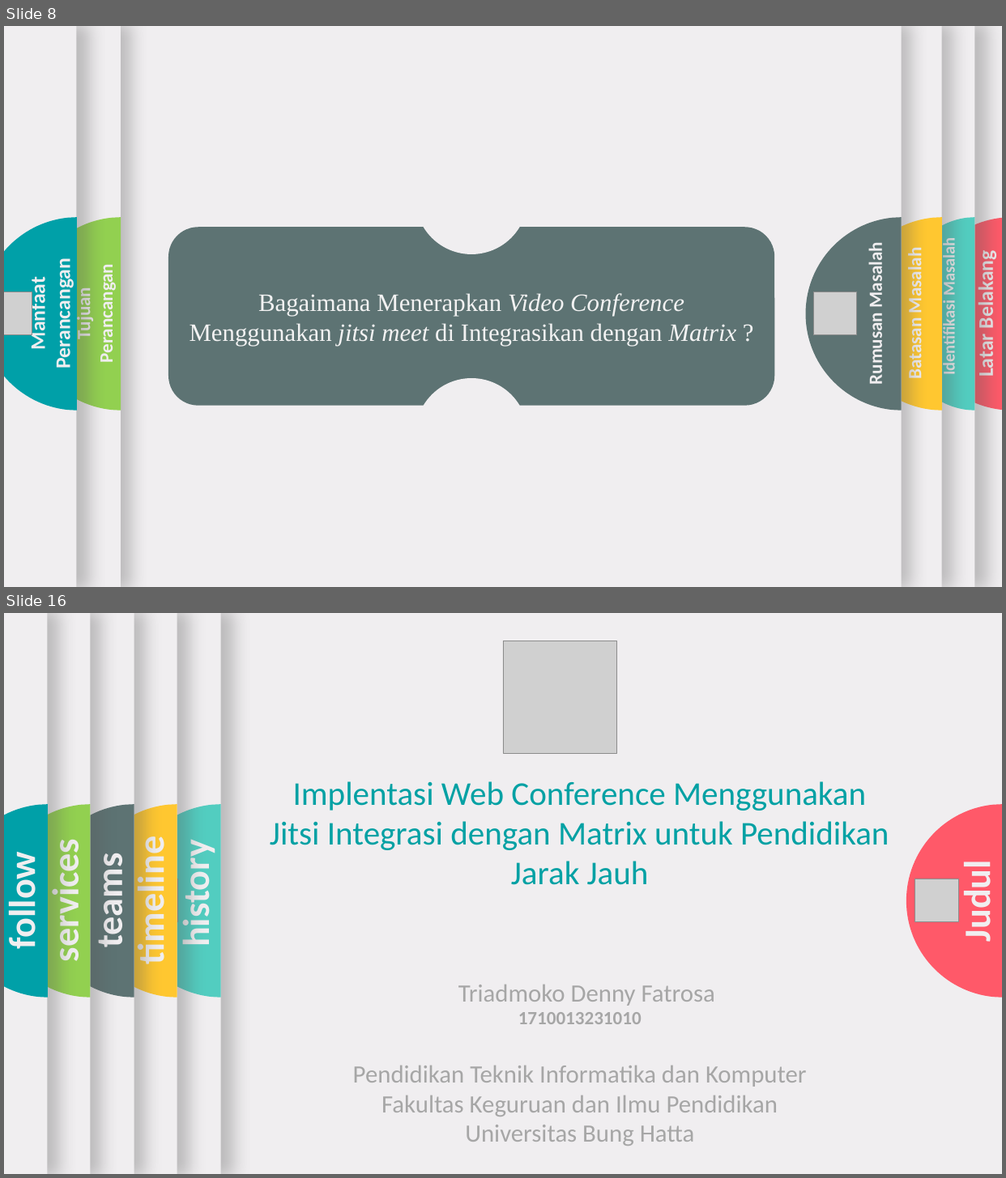
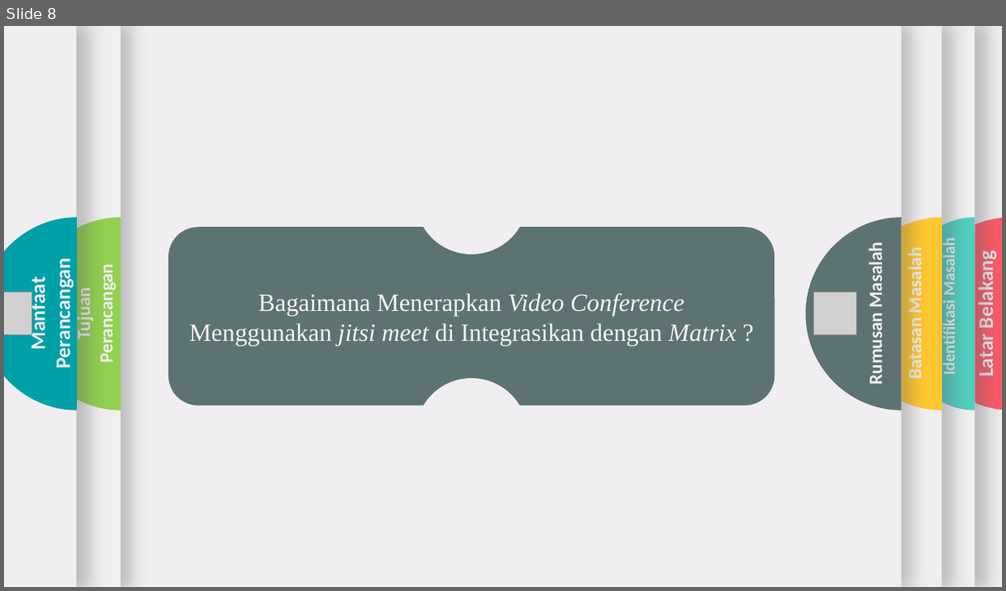
Before and after one commit to triadmoko/skripsi, a slide deck: Sempro/Sempro .pptx. Shown one above the other, each under a label of ours: slides 8 and 16 before the commit, slide 8 after it; the slides between them are not shown. The pictures are 1006x1178 and 1006x591 pixels, drawn with LibreOffice and Linux fonts; fonts in the diff are those of the drawing; grey boxes stand for pictures; background and template pictures are left out. Boxes give left, top, right and bottom in pixels: in the first picture for what was removed or moved away, otherwise in the second. Text is boxed around its words. In the diff, an @@ line names an element or a change of style, - is before the commit and + after.

```diff
--- a/Sempro/Sempro .pptx
+++ b/Sempro/Sempro .pptx
@@ slide 16 removed at bbox=[4, 613, 1002, 1174], background #F0EEF0 @@
@@ rectangle removed at bbox=[4, 613, 177, 1174] @@
@@ rectangle removed at bbox=[4, 613, 134, 1174] @@
@@ rectangle removed at bbox=[4, 613, 91, 1174] @@
@@ rectangle removed at bbox=[4, 613, 48, 1174] @@
@@ picture removed at bbox=[503, 641, 617, 753] @@
@@ freeform shape removed at bbox=[4, 805, 90, 998] @@
@@ freeform shape removed at bbox=[4, 805, 48, 998] @@
@@ freeform shape removed at bbox=[39, 805, 134, 998] @@
@@ freeform shape removed at bbox=[81, 805, 177, 998] @@
@@ text removed at bbox=[43, 851, 88, 959] @@
-services
@@ text removed at bbox=[128, 849, 173, 961] @@
-timeline
@@ text removed at bbox=[4, 862, 44, 947] @@
-follow
@@ text removed at bbox=[87, 862, 132, 945] @@
-teams
@@ group removed at bbox=[4, 613, 221, 1174]: 1 rectangle, 1 freeform shape, 1 text, 1 picture @@
-history
@@ group removed at bbox=[4, 613, 1002, 1174]: 1 rectangle, 1 freeform shape, 1 text, 1 picture @@
-Judul
@@ group removed at bbox=[270, 781, 889, 1146]: 4 texts @@
-Implentasi Web Conference Menggunakan Jitsi Integrasi dengan Matrix untuk Pendidikan Jarak Jauh
-Triadmoko Denny Fatrosa
-1710013231010
-Pendidikan Teknik Informatika dan Komputer
-Fakultas Keguruan dan Ilmu Pendidikan
-Universitas Bung Hatta
```
Also in this commit, not shown: 3 slides changed, 14 slides added, 10 other slides removed, 1 other file.
